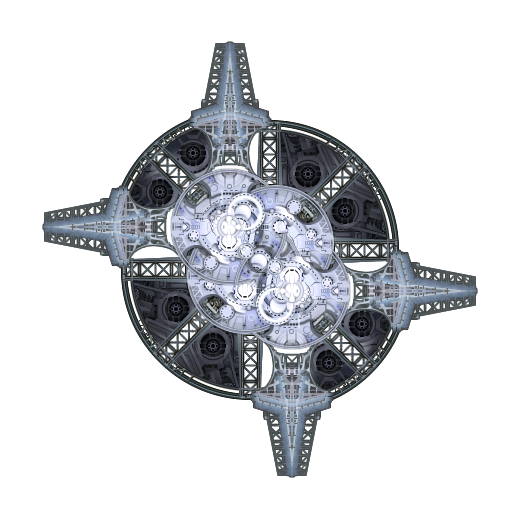
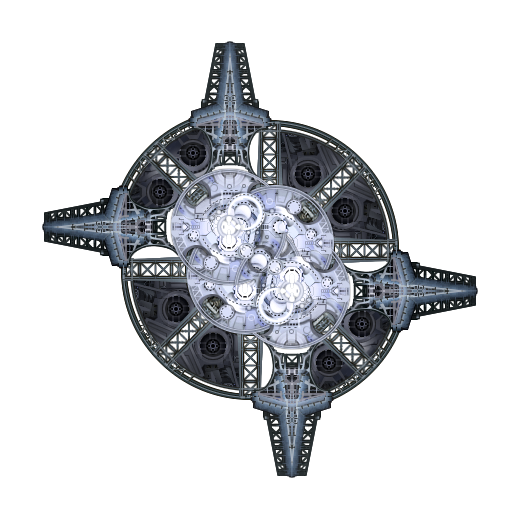
Before/after of a 512 × 512 layered artwork. What changed in the layer stack:
painted on "centerTop" over [165, 99, 357, 291]
painted on "armLeft" over [42, 135, 478, 327]
painted on "armRight" over [316, 249, 478, 391]
painted on "armBottom" over [247, 56, 375, 478]
painted on "armTop" over [188, 41, 272, 177]
painted on "underDiagTop" over [42, 88, 413, 408]
painted on "underDiagBottom" over [152, 147, 472, 467]
painted on "underTop" over [71, 41, 455, 391]
painted on "underBottom" over [64, 64, 448, 448]
painted on "shoulderUnderBottom" over [250, 249, 457, 451]
painted on "shoulderWideBottom" over [42, 192, 384, 478]
